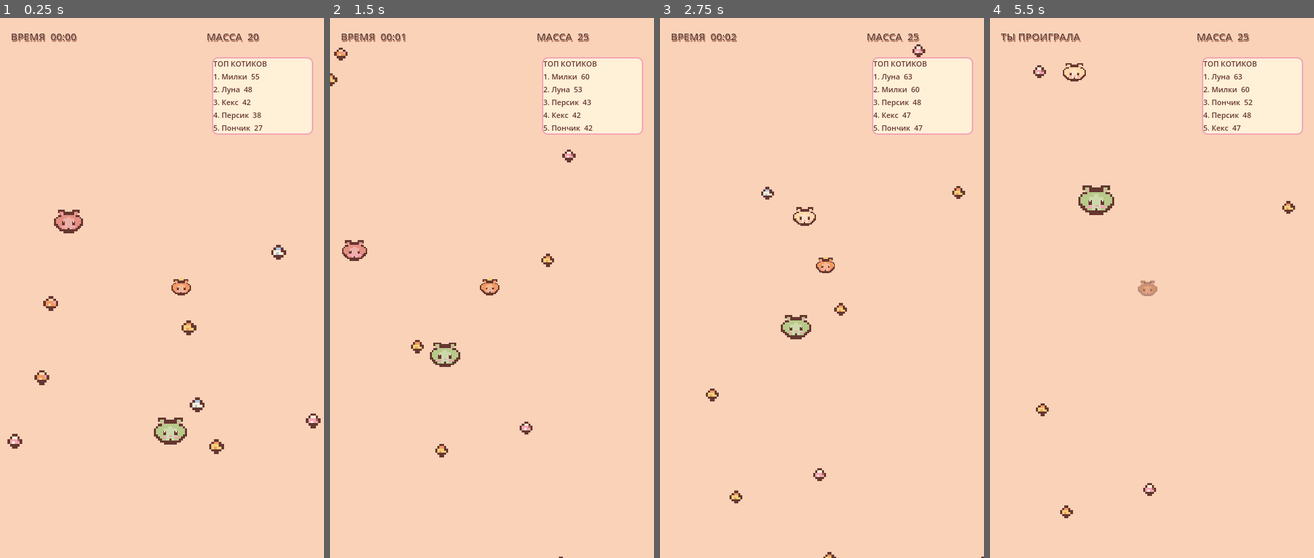
Above: before the commit, frames 1-4 (left to right).
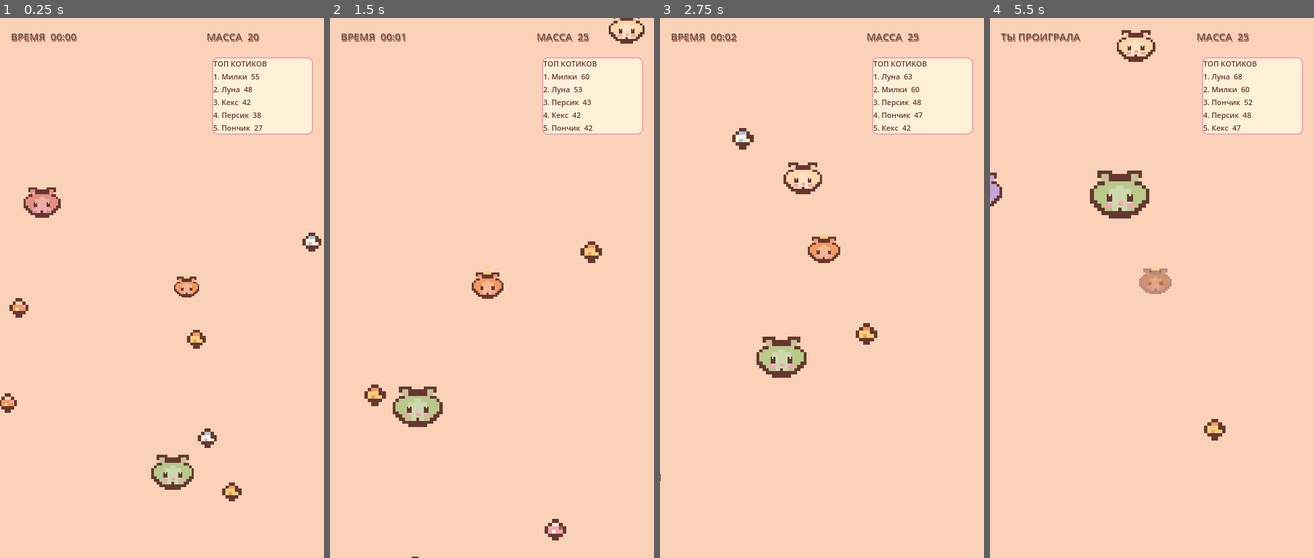
Above: after the commit, the same moments.

Repository: ArinaPig/Meown
Game: Godot game, scene res://scenes/minigames/catio/CatIO.tscn
Two runs of this game, one before a commit and one after it. Both use one fixed random seed, a clock stepped at 60 frames per second and the inputs below. The project has no main scene, so this scene is started directly.
Inputs (mouse positions are in pixels of both pictures, inside the frame that each line leads up to):
- Up to frame 1 (0.25 s): no input
- Up to frame 2 (1.5 s): move the mouse to (563, 261) at 0.52 s; click (563, 261) at 0.67 s; drag from (427, 315) to (514, 277) at 1.27 s
- Up to frame 3 (2.75 s): move the mouse to (854, 169) at 2.02 s; click (854, 169) at 2.17 s
- Up to frame 4 (5.5 s): drag from (1135, 396) to (1135, 217) at 2.77 s; move the mouse to (1249, 369) at 3.52 s; click (1249, 369) at 3.67 s; drag from (1054, 207) to (1113, 147) at 4.27 s; move the mouse to (1168, 288) at 5.02 s; click (1168, 288) at 5.17 s

The runs differ from the first frame. In frame 1, 3.5% of the frame differs, in the area x 0-100%, y 31-90%; in frame 2, 2.9%; in frame 3, 3.0%; in frame 4, 2.8%.

Commit message:
Bring Cat.io camera closer and scale zoom with player mass

Diff:
--- a/scenes/minigames/catio/CatIO.gd
+++ b/scenes/minigames/catio/CatIO.gd
@@ -57,9 +57,10 @@
 	elapsed_time += delta
 	if is_instance_valid(camera):
 		camera.global_position = camera.global_position.lerp(player.global_position, min(delta * 7.0, 1.0))
-	# As the cat grows, zoom out to keep more of the arena visible.
-	var target_zoom: float = clampf(0.82 - (float(player.get("mass")) / 900.0), 0.42, 0.82)
-	camera.zoom = camera.zoom.lerp(Vector2.ONE * target_zoom, min(delta * 2.0, 1.0))
+	# Start closer to the player, then gradually zoom out as its mass increases.
+	var player_mass: float = float(player.get("mass"))
+	var target_zoom: float = clampf(1.35 - (player_mass / 1800.0), 0.72, 1.35)
+	camera.zoom = camera.zoom.lerp(Vector2.ONE * target_zoom, min(delta * 3.0, 1.0))
 	time_label.text = "ВРЕМЯ  %02d:%02d" % [int(elapsed_time) / 60, int(elapsed_time) % 60]
 	mass_label.text = "МАССА  %d" % int(float(player.get("mass")))
 	_update_leaderboard()
